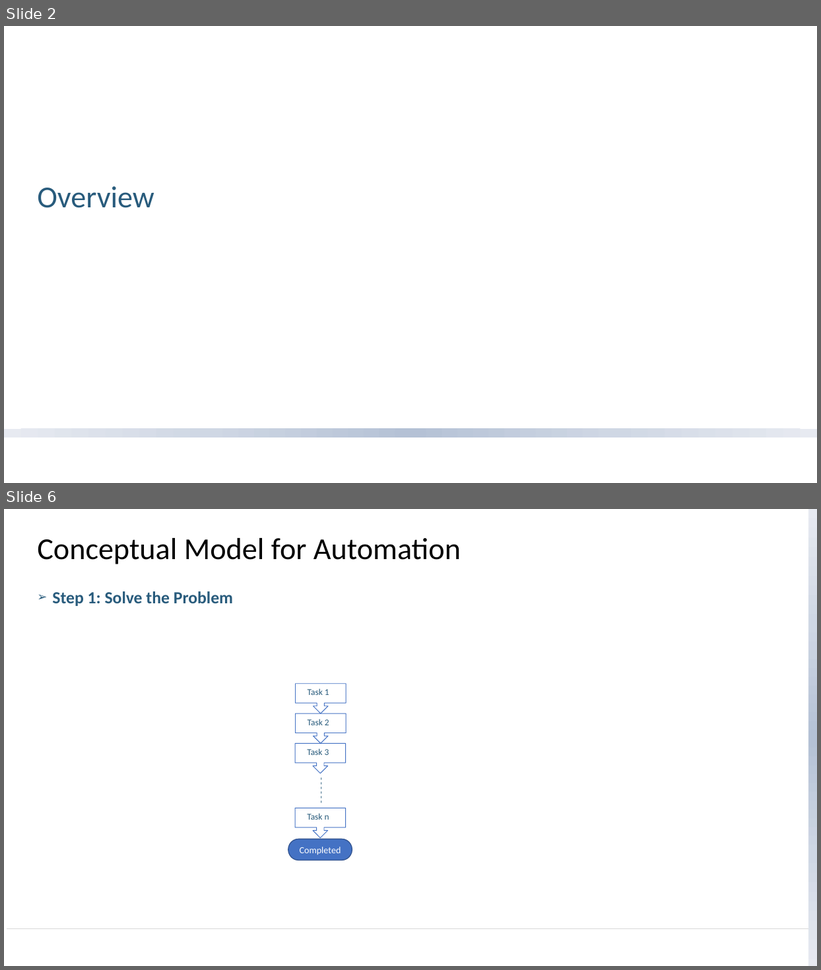
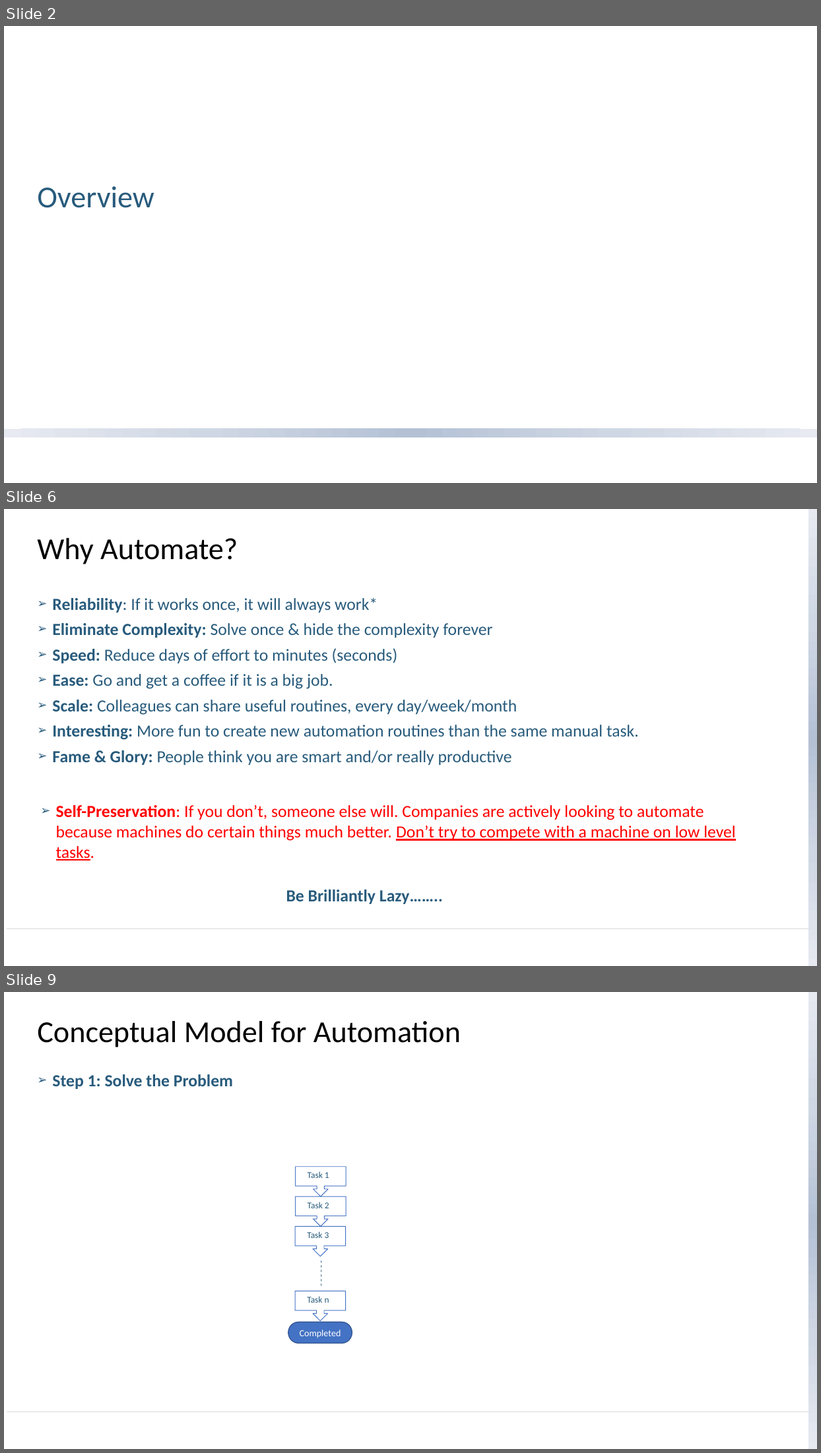
Before and after one commit to newtpm/iia-birmingham, a slide deck: Bravery - Brilliantly Lazy (Automation).pptx. Shown one above the other, each under a label of ours: slides 2 and 6 before the commit, slides 2, 6 and 9 after it; the slides between them are not shown. The pictures are 821x970 and 821x1453 pixels, drawn with LibreOffice and Linux fonts; fonts in the diff are those of the drawing; background and template pictures are left out. Boxes give left, top, right and bottom in pixels: in the first picture for what was removed or moved away, otherwise in the second. Text is boxed around its words. In the diff, an @@ line names an element or a change of style, - is before the commit and + after.

```diff
--- a/Bravery - Brilliantly Lazy (Automation).pptx
+++ b/Bravery - Brilliantly Lazy (Automation).pptx
@@ slide 6 added at [4,509,817,966], background #FFFFFF; not listed: 2 template elements that a slide beside it also shows @@
@@ title added at [37,538,238,564], 36 pt, text #000000 @@
+Why Automate?
@@ text added at [52,597,639,765], 20 pt, text #285B7C @@
+➢ Reliability: If it works once, it will always work*
+➢ Eliminate Complexity: Solve once & hide the complexity forever
+➢ Speed: Reduce days of effort to minutes (seconds)
+➢ Ease: Go and get a coffee if it is a big job.
+➢ Scale: Colleagues can share useful routines, every day/week/month
+➢ Interesting: More fun to create new automation routines than the same manual task.
+➢ Fame & Glory: People think you are smart and/or really productive
@@ text added at [56,805,736,841], 20 pt, text #FF0000 @@
+➢ Self-Preservation: If you don’t, someone else will. Companies are actively looking to automate because machines do certain things much better. Don’t try to compete with a machine on low level tasks.
@@ text added at [286,890,443,904], 20 pt, text #285B7C, bold @@
+Be Brilliantly Lazy……..
@@ what was slide 6 is now slide 9 @@
```
Also in this commit, not shown: 3 slides changed, 4 other slides added, 1 slide removed, 2 other files.
